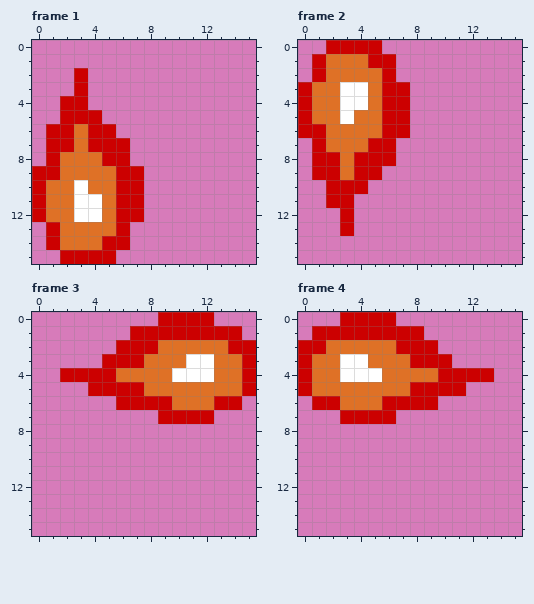
Two states of a pixel-art file, resources/metasprites/common/fireball.aseprite. The picture above was drawn from the file before the commit.
16x16 pixels, 4 frames. Shown: frame 1, frame 2, frame 3, frame 4.
The result:
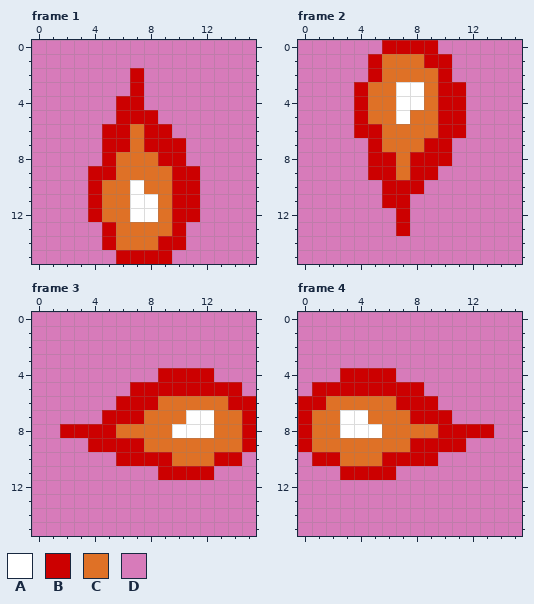
Palette (. is transparent): A #ffffff  B #cc0000  C #df7126  D #d77bba
The edit:
Changed rows in their new state; - is an unchanged pixel.
Frame 1:
first column x 0:
 2 ---D---B----
 3 ---D---B----
 4 --DD--BB----
 5 --DDD-BBB---
 6 -DDDD-BCBB--
 7 -DDDD--CBBB-
 8 -DDDD-CCCBB-
 9 DDDDBBCCCCBB
10 DDDDB-CACCBB
11 DDDDB-CAACBB
12 DDDDB-CAACBB
13 -DDDDBCCCCB-
14 -DDDD-CCCBB-
15 --DDDDBBBB--
Frame 2:
first column x 0:
 0 --DDDDBBBB--
 1 -DDDD-CCCBB-
 2 -DDDDBCCCCB-
 3 DDDDB-CAACBB
 4 DDDDB-CAACBB
 5 DDDDB-CACCBB
 6 DDDDBBCCCCBB
 7 -DDDD-CCCBB-
 8 -DDDD--CBBB-
 9 -DDDD-BCBB--
10 --DDD-BBB---
11 --DD--BB----
12 ---D---B----
13 ---D---B----
Frame 3:
first column x 2:
 0 -------DDDD---
 1 -----DDDDDDDD-
 2 ----DDDDDDDDDD
 3 ---DDDDDDDDDDD
 4 DDDDDDDBBBBDDD
 5 --DDD-BBBBBBBD
 6 -------C---C-B
 7 ---BBBCCCAACCB
 8 BBBBCCCCAAACCB
 9 --BBBBCCCCCCCB
10 ----BBBBCCCBB-
11 -------BBBB---
Frame 4:
first column x 0:
 0 ---DDDD-------
 1 -DDDDDDDD-----
 2 DDDDDDDDDD----
 3 DDDDDDDDDDD---
 4 DDDBBBBDDDDDDD
 5 DBBBBBBB-DDD--
 6 B-C---C-------
 7 BCCAACCCBBB---
 8 BCCAAACCCCBBBB
 9 BCCCCCCCBBBB--
10 -BBCCCBBBB----
11 ---BBBB-------
